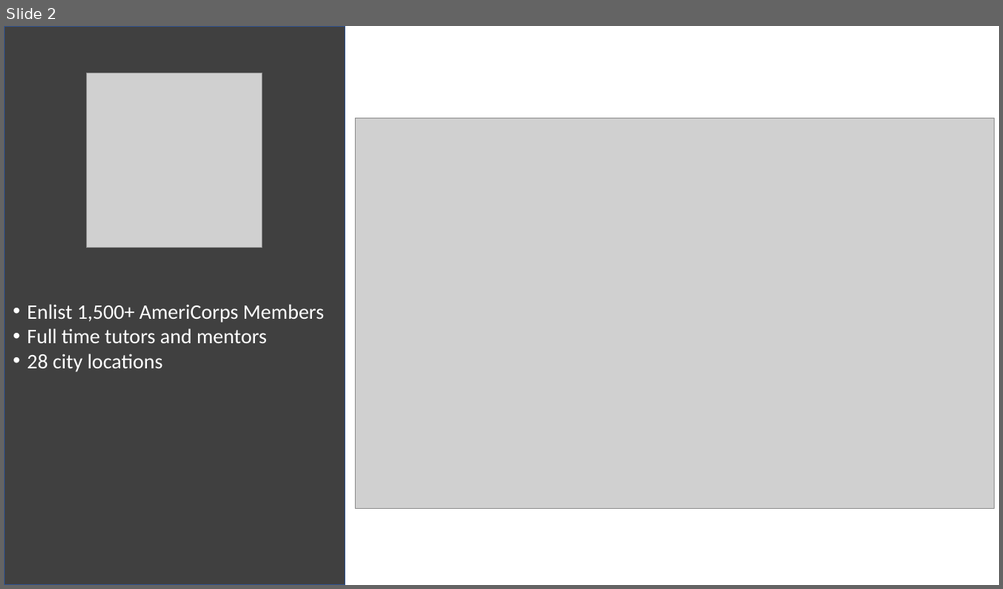
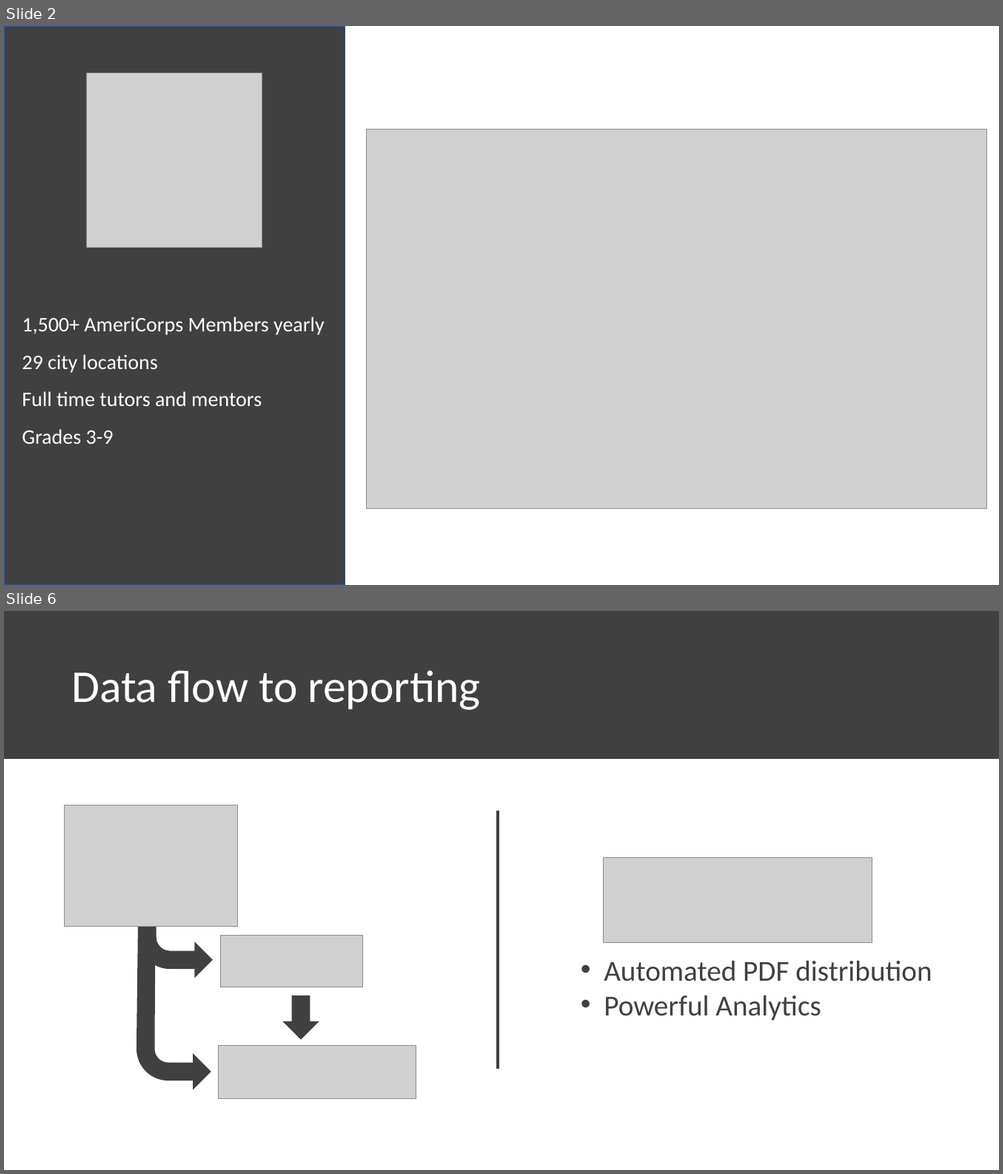
Before and after one commit to chrisluedtke/talks, a slide deck: 2018-06-14-ChiPy/Presentation.pptx. Shown one above the other, each under a label of ours: slide 2 before the commit, slides 2 and 6 after it; the slides between them are not shown. The pictures are 1003x589 and 1003x1174 pixels, drawn with LibreOffice and Linux fonts; fonts in the diff are those of the drawing; grey boxes stand for pictures. Boxes give left, top, right and bottom in pixels: in the first picture for what was removed or moved away, otherwise in the second. Text is boxed around its words. In the diff, an @@ line names an element or a change of style, - is before the commit and + after.

```diff
--- a/2018-06-14-ChiPy/Presentation.pptx
+++ b/2018-06-14-ChiPy/Presentation.pptx
@@ slide 6 added at (4,611,999,1170), background #FFFFFF @@
@@ rectangle added at (4,611,999,759), fill #404040, outline #404040 1 pt @@
@@ text added at (71,670,481,710), 44 pt, text #FFFFFF @@
+Data flow to reporting
@@ group added at (65,805,416,1099): 3 pictures, 1 bent arrow, 1 freeform shape, 1 down arrow @@
@@ line added from (498, 811) to (498, 1070), #404040 3 pt @@
@@ picture added at (603,858,871,943) @@
@@ text added at (603,960,931,1021), 28 pt, text #404040 @@
+• Automated PDF distribution
+• Powerful Analytics
@@ slide 2 changed as well @@
@@ picture: place and size @@
-picture at (356,118,994,508)
+picture at (366,129,986,508)
@@ text "1,500+ AmeriCorps Members yearly": place and size @@
-text "1,500+ AmeriCorps Members yearly" at (27,304,324,372)
+text "1,500+ AmeriCorps Members yearly" at (22,317,324,444)
@@ text at (22,317,324,373): text changed @@
-• Enlist 1,500+ AmeriCorps Members
+1,500+ AmeriCorps Members yearly
+29 city locations
@@ text at (22,392,262,406): bullet • to none; line spacing 1 to 1.5 @@
@@ text at (22,429,114,444): text changed @@
-• 28 city locations
+Grades 3-9
```
Also in this commit, not shown: 1 other slide changed, 5 other slides added, 1 other file.
